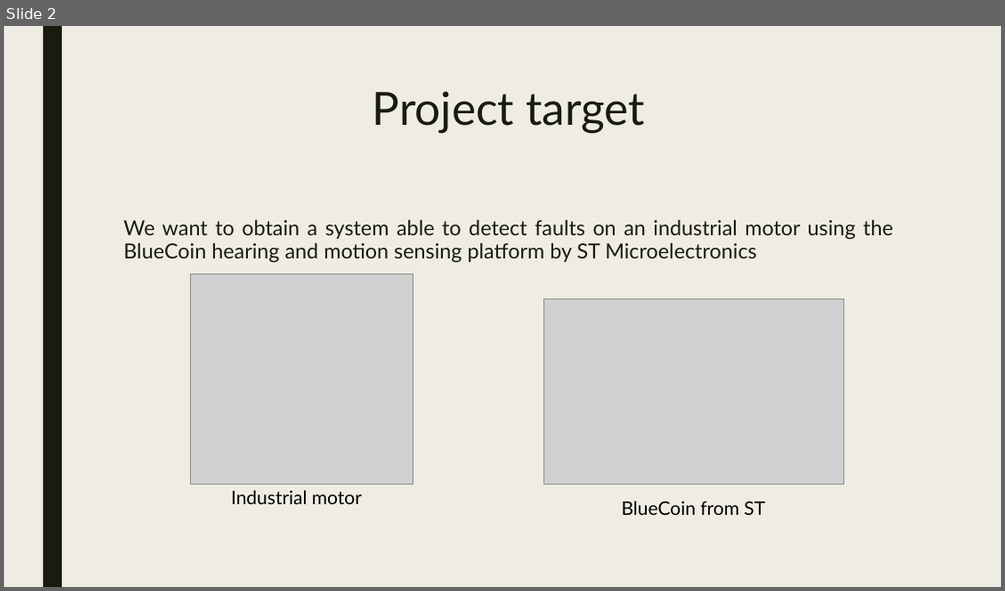
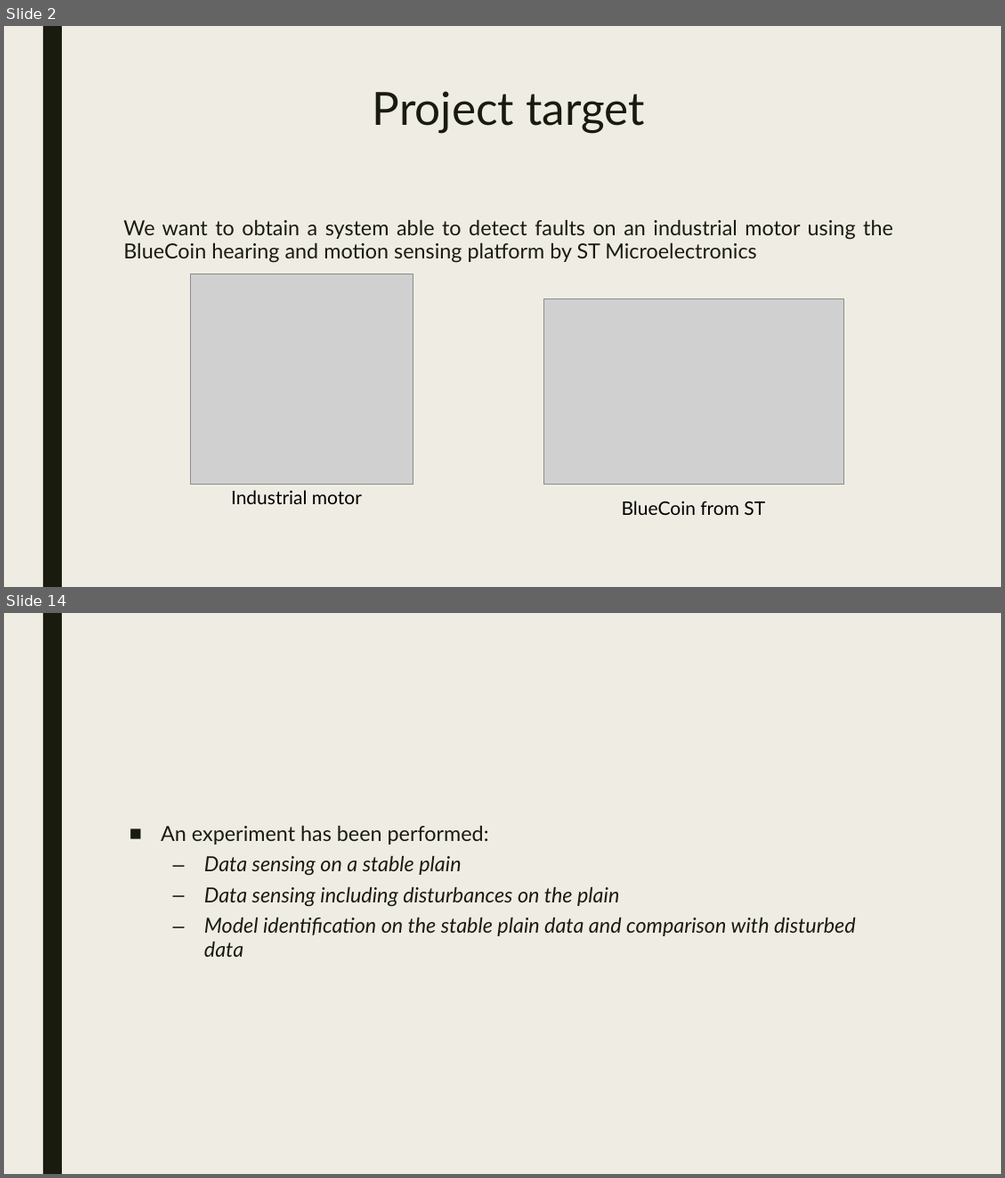
Before and after one commit to urzino/FanMonitoringBlueCoin, a slide deck: Pervasive_presentation_Milestone1_group8.pptx. Shown one above the other, each under a label of ours: slide 2 before the commit, slides 2 and 14 after it; the slides between them are not shown. The pictures are 1005x591 and 1005x1178 pixels, drawn with LibreOffice and Linux fonts; fonts in the diff are those of the drawing; grey boxes stand for pictures. Boxes give left, top, right and bottom in pixels: in the first picture for what was removed or moved away, otherwise in the second. Text is boxed around its words. In the diff, an @@ line names an element or a change of style, - is before the commit and + after.

```diff
--- a/Pervasive_presentation_Milestone1_group8.pptx
+++ b/Pervasive_presentation_Milestone1_group8.pptx
@@ slide 14 added at [4,613,1001,1174], background #EFEDE3; not listed: 1 template element that a slide beside it also shows @@
@@ text added at [161,825,856,957], 20 pt, text #191B0E, italic @@
+■ An experiment has been performed:
+  – Data sensing on a stable plain
+  – Data sensing including disturbances on the plain
+  – Model identification on the stable plain data and comparison with disturbed data
```
Also in this commit, not shown: 8 slides changed, 7 other slides added, 1 slide removed, 1 other file.
